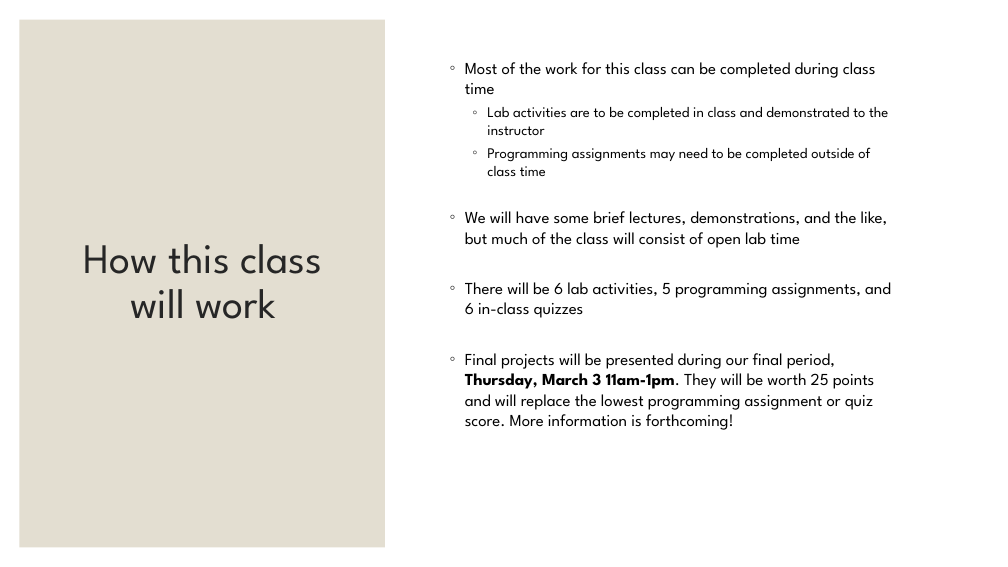
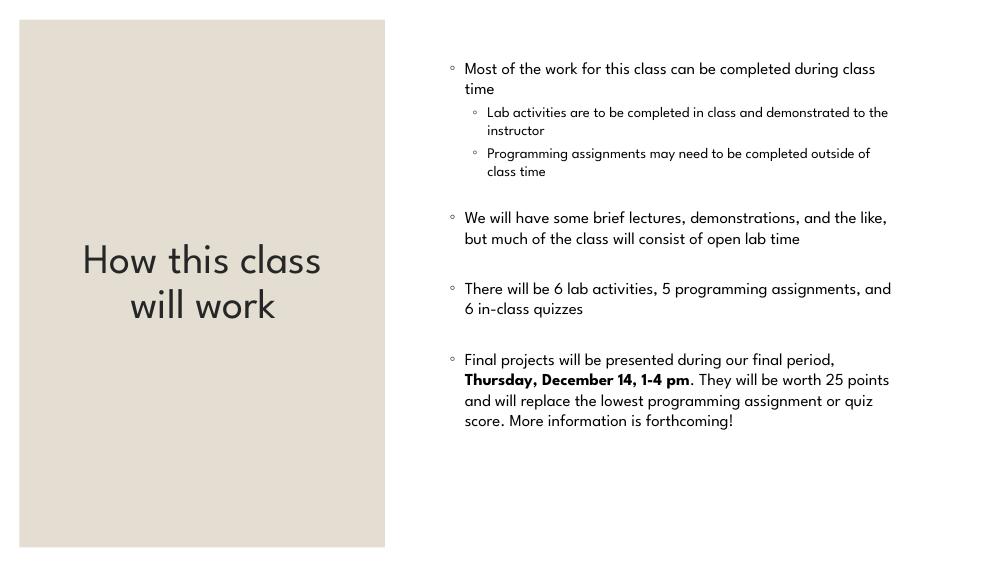
Before and after one commit to cs-courses-mountunion/CSC108Fall2023, a slide deck: slide 8 of lecnotes/lecture01.pptx. Drawn at 1008x567 pixels with LibreOffice and Linux fonts; fonts in the diff are those of the drawing. Boxes give left, top, right and bottom in pixels: in the first picture for what was removed or moved away, otherwise in the second. Text is boxed around its words. In the diff, an @@ line names an element or a change of style, - is before the commit and + after.

```diff
--- a/lecnotes/lecture01.pptx
+++ b/lecnotes/lecture01.pptx
@@ text at (465, 353, 890, 430): text changed @@
-  ◦ Final projects will be presented during our final period, Thursday, March 3 11am-1pm. They will be worth 25 points and will replace the lowest programming assignment or quiz score. More information is forthcoming!
+  ◦ Final projects will be presented during our final period, Thursday, December 14, 1-4 pm. They will be worth 25 points and will replace the lowest programming assignment or quiz score. More information is forthcoming!
```
Also in this commit, not shown: 4 other slides changed, 1 other file.
